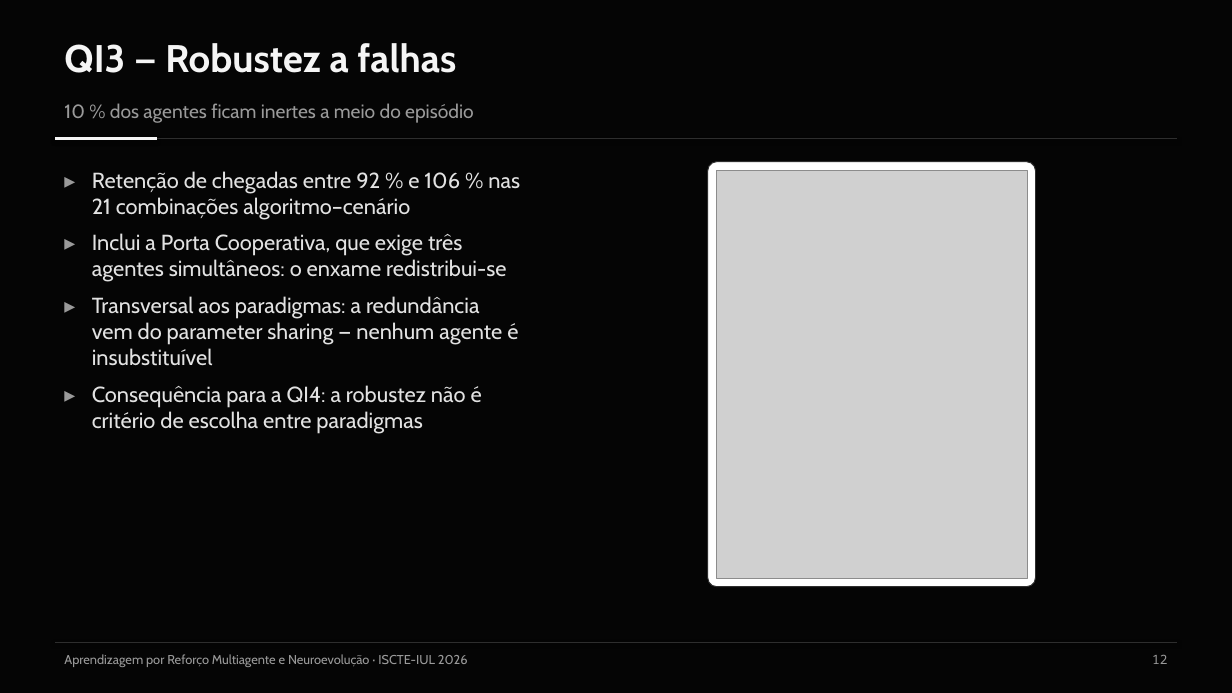
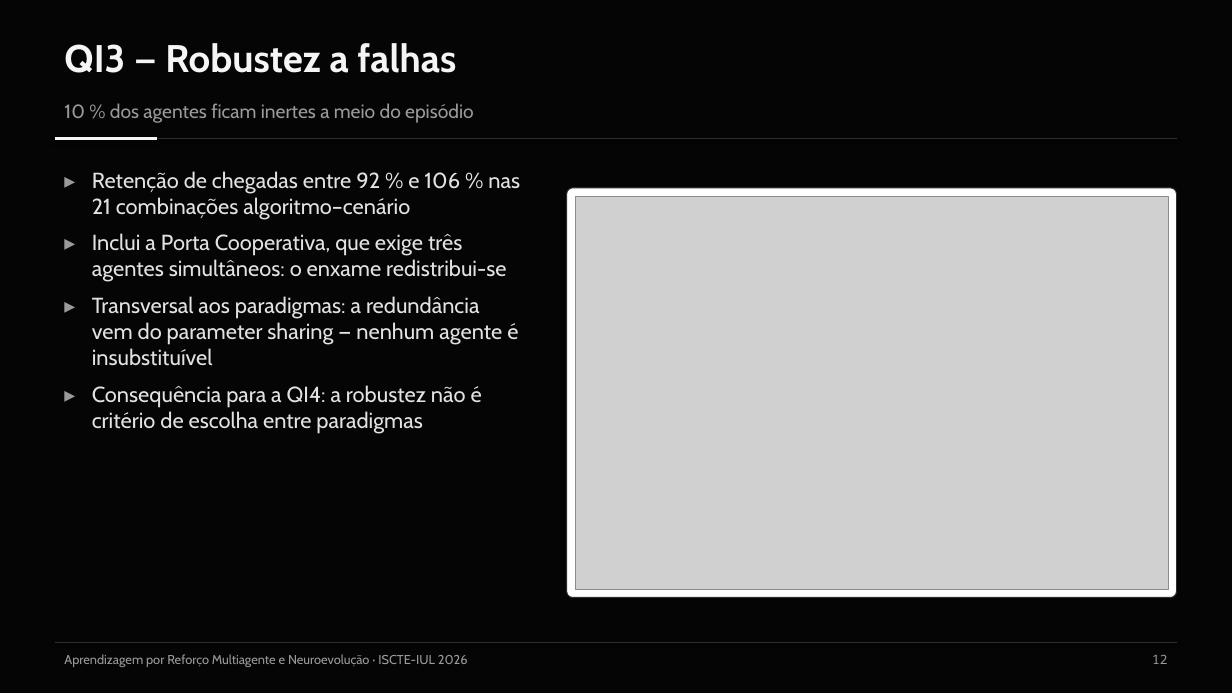
Before and after one commit to Pombo2001/swarm-robotics-tese, a slide deck: slide 13 of Defesa/slides_defesa.pptx. Drawn at 1232x693 pixels with LibreOffice and Linux fonts; fonts in the diff are those of the drawing; grey boxes stand for pictures. Boxes give left, top, right and bottom in pixels: in the first picture for what was removed or moved away, otherwise in the second. Text is boxed around its words. In the diff, an @@ line names an element or a change of style, - is before the commit and + after.

```diff
--- a/Defesa/slides_defesa.pptx
+++ b/Defesa/slides_defesa.pptx
@@ rounded rectangle: place and size @@
-rounded rectangle at [708, 162, 1036, 587]
+rounded rectangle at [567, 188, 1177, 597]
@@ rounded rectangle at [567, 188, 1177, 597]: proportions changed @@
@@ picture: place and size @@
-picture at [716, 170, 1028, 579]
+picture at [575, 196, 1168, 589]
```
Also in this commit, not shown: 2 other slides changed, 5 other files.
